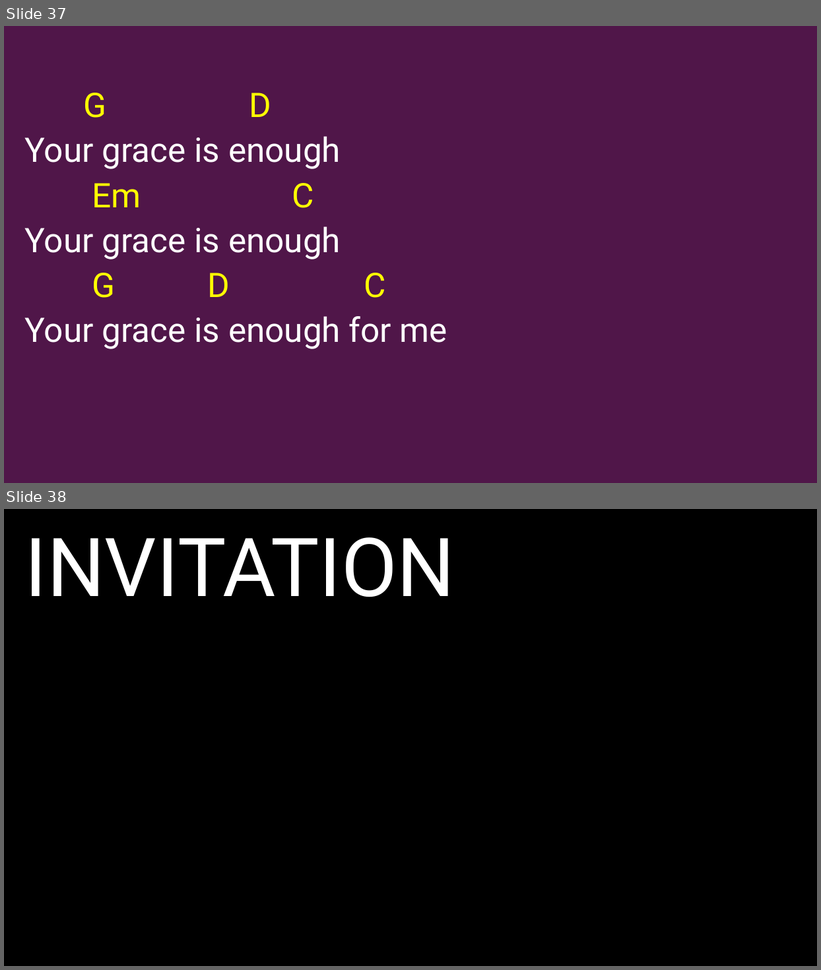
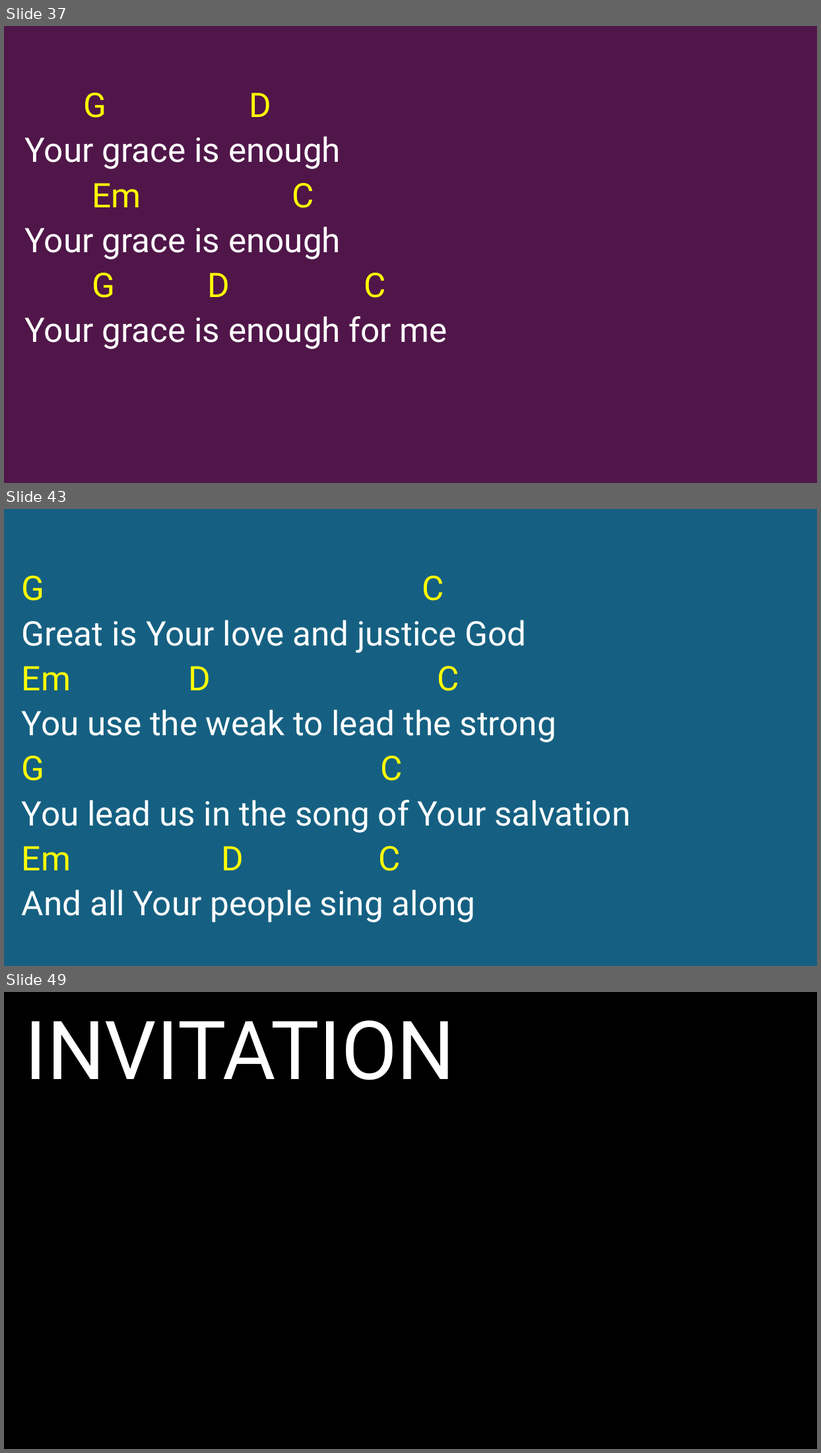
Before and after one commit to kendall412/worship, a slide deck: set/2026-09-13 ECBC-CH.pptx. Shown one above the other, each under a label of ours: slides 37 and 38 before the commit, slides 37, 43 and 49 after it; the slides between them are not shown. The pictures are 821x970 and 821x1453 pixels, drawn with LibreOffice and Linux fonts; fonts in the diff are those of the drawing. Boxes give left, top, right and bottom in pixels: in the first picture for what was removed or moved away, otherwise in the second. Text is boxed around its words. In the diff, an @@ line names an element or a change of style, - is before the commit and + after.

```diff
--- a/set/2026-09-13 ECBC-CH.pptx
+++ b/set/2026-09-13 ECBC-CH.pptx
@@ slide 43 added at (4, 509, 817, 966), background #156082 @@
@@ subtitle added at (22, 576, 630, 923), 40 pt, text #FFFFFF @@
+G C
+Great is Your love and justice God
+Em D C
+You use the weak to lead the strong
+G C
+You lead us in the song of Your salvation
+Em D C
+And all Your people sing along
@@ what was slide 38 is now slide 49 @@
```
Also in this commit, not shown: 10 other slides added.
